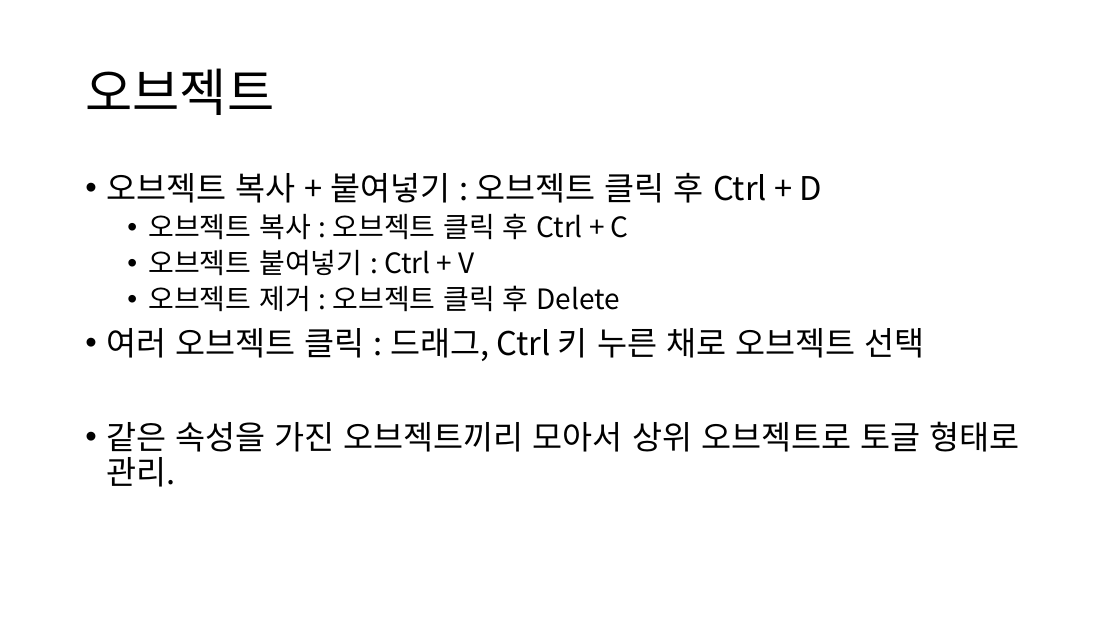
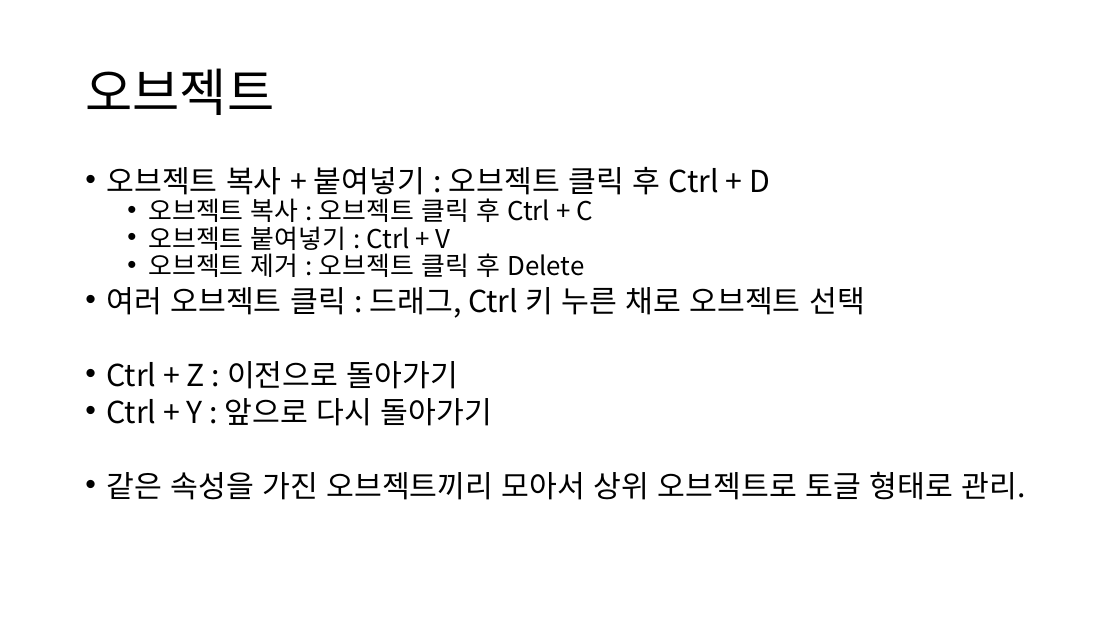
Before and after one commit to ysooj/Gihoek_2, a slide deck: slide 4 of (3.4) 유니티 설치, 뷰, 오브젝트.pptx. Drawn at 1120x630 pixels with LibreOffice and Linux fonts; fonts in the diff are those of the drawing. Boxes give left, top, right and bottom in pixels: in the first picture for what was removed or moved away, otherwise in the second. Text is boxed around its words. In the diff, an @@ line names an element or a change of style, - is before the commit and + after.

```diff
--- a/(3.4) 유니티 설치, 뷰, 오브젝트.pptx
+++ b/(3.4) 유니티 설치, 뷰, 오브젝트.pptx
@@ text at box(106, 167, 1025, 500): size 28 to 25.9 pt in "오브젝트 복사 + 붙여넣기 : 오브젝트 클릭 ...", "여러 오브젝트 클릭 : 드래그, Ctrl 키 ...", "같은 속성을 가진 오브젝트끼리 모아서 상위 오브젝트로 ..."; size 24 to 22.2 pt in "오브젝트 복사 : 오브젝트 클릭 후 Ctrl ...", "오브젝트 붙여넣기 : Ctrl + V", "오브젝트 제거 : 오브젝트 클릭 후 Delete"; line spacing 0.9 to 0.7 @@
@@ text at box(106, 361, 492, 426): paragraphs added @@
+• Ctrl + Z : 이전으로 돌아가기
+• Ctrl + Y : 앞으로 다시 돌아가기
```
Also in this commit, not shown: 1 other slide changed, 20 other files.
